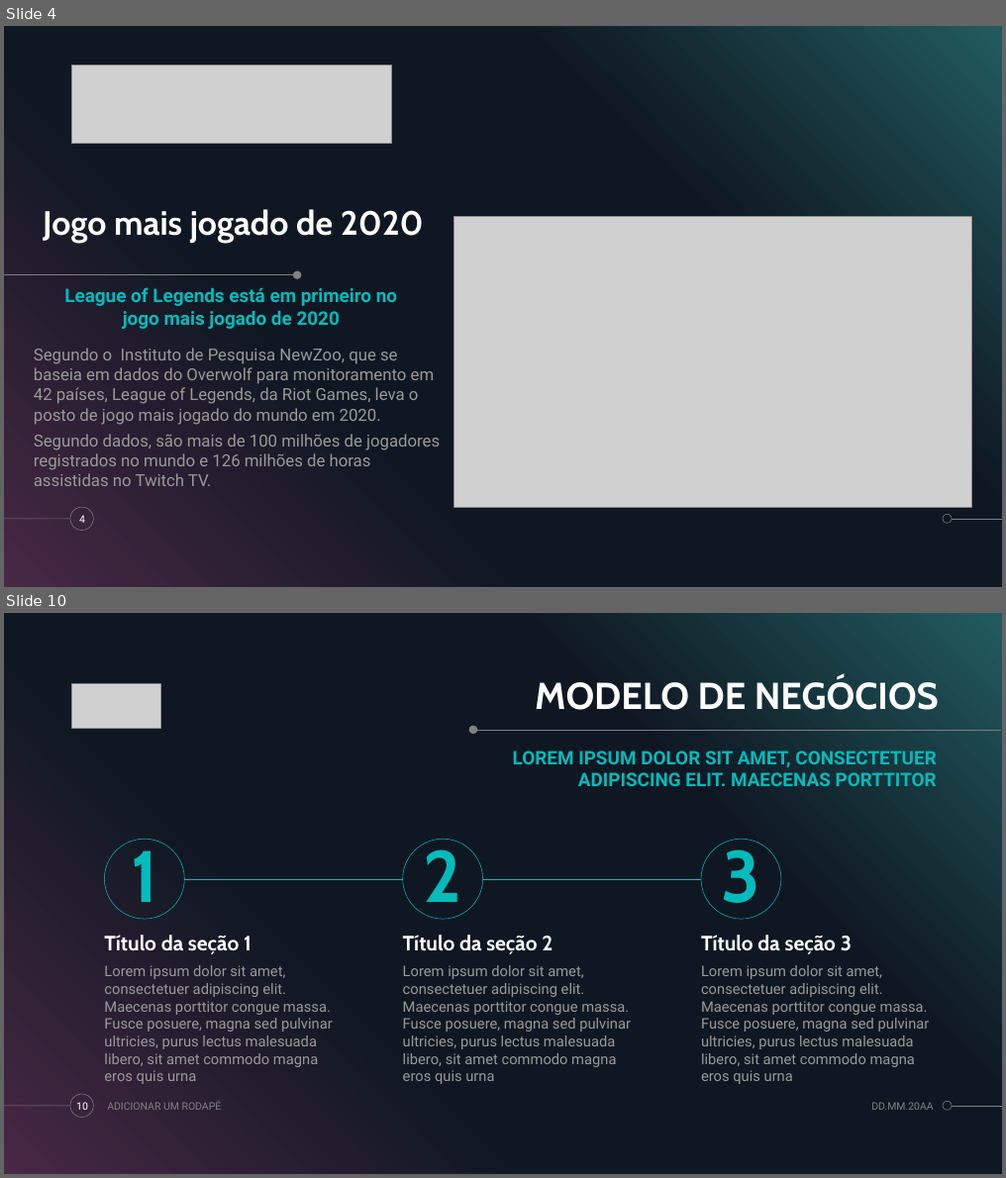
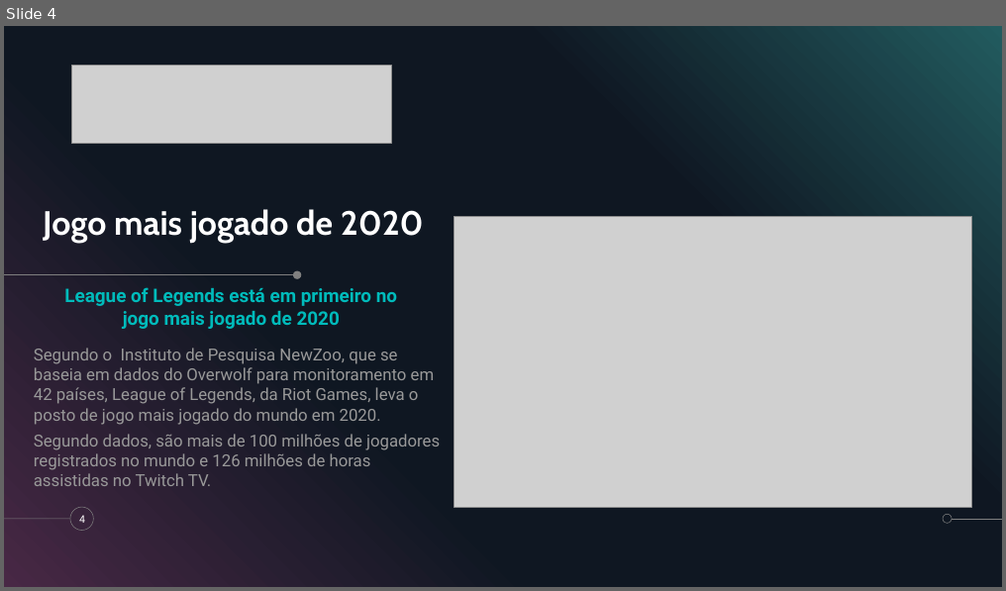
Before and after one commit to DanDan0608/Projeto-Individual, a slide deck: Apresentação-projeto-individual.pptx. Shown one above the other, each under a label of ours: slides 4 and 10 before the commit, slide 4 after it; the slides between them are not shown. The pictures are 1006x1178 and 1006x591 pixels, drawn with LibreOffice and Linux fonts; fonts in the diff are those of the drawing; grey boxes stand for pictures. Boxes give left, top, right and bottom in pixels: in the first picture for what was removed or moved away, otherwise in the second. Text is boxed around its words. In the diff, an @@ line names an element or a change of style, - is before the commit and + after.

```diff
--- a/Apresentação-projeto-individual.pptx
+++ b/Apresentação-projeto-individual.pptx
@@ slide 10 removed at (4, 613, 1002, 1174), background #000000; not listed: 5 template elements that a slide beside it also shows @@
@@ picture removed at (72, 683, 160, 728) @@
@@ title removed at (535, 677, 939, 710) @@
-MODELO DE NEGÓCIOS
@@ ellipse removed at (469, 725, 478, 734) @@
@@ line removed from (1001, 730) to (473, 730) @@
@@ text removed at (513, 751, 937, 786) @@
-LOREM IPSUM DOLOR SIT AMET, CONSECTETUER ADIPISCING ELIT. MAECENAS PORTTITOR
@@ text removed at (104, 839, 184, 919) @@
-1
@@ text removed at (403, 839, 483, 919) @@
-2
@@ text removed at (701, 839, 781, 919) @@
-3
@@ line removed from (184, 879) to (403, 879) @@
@@ line removed from (483, 879) to (701, 879) @@
@@ text removed at (104, 935, 252, 955) @@
-Título da seção 1
@@ text removed at (403, 935, 552, 955) @@
-Título da seção 2
@@ text removed at (701, 935, 851, 955) @@
-Título da seção 3
@@ text removed at (104, 965, 333, 1084) @@
-Lorem ipsum dolor sit amet, consectetuer adipiscing elit. Maecenas porttitor congue massa. Fusce posuere, magna sed pulvinar ultricies, purus lectus malesuada libero, sit amet commodo magna eros quis urna
@@ text removed at (403, 965, 631, 1084) @@
-Lorem ipsum dolor sit amet, consectetuer adipiscing elit. Maecenas porttitor congue massa. Fusce posuere, magna sed pulvinar ultricies, purus lectus malesuada libero, sit amet commodo magna eros quis urna
@@ text removed at (701, 965, 930, 1084) @@
-Lorem ipsum dolor sit amet, consectetuer adipiscing elit. Maecenas porttitor congue massa. Fusce posuere, magna sed pulvinar ultricies, purus lectus malesuada libero, sit amet commodo magna eros quis urna
@@ page number removed at (76, 1102, 88, 1110) @@
-10
@@ text removed at (107, 1101, 222, 1110) @@
-ADICIONAR UM RODAPÉ
@@ text removed at (871, 1102, 933, 1110) @@
-DD.MM.20AA
```
Also in this commit, not shown: 4 slides changed, 6 slides added, 19 other slides removed.
